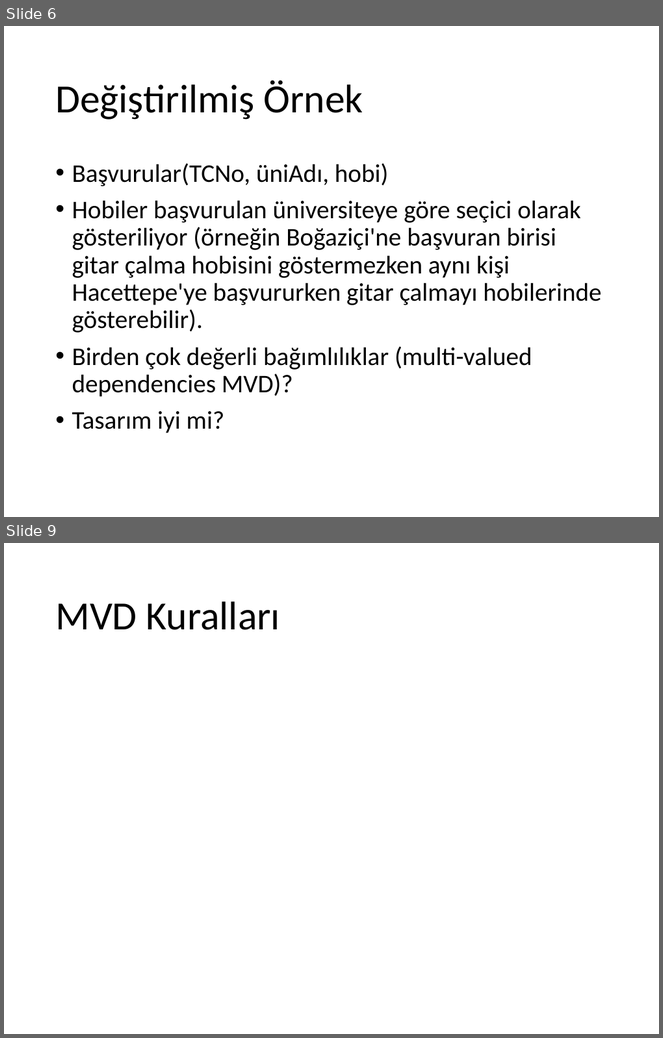
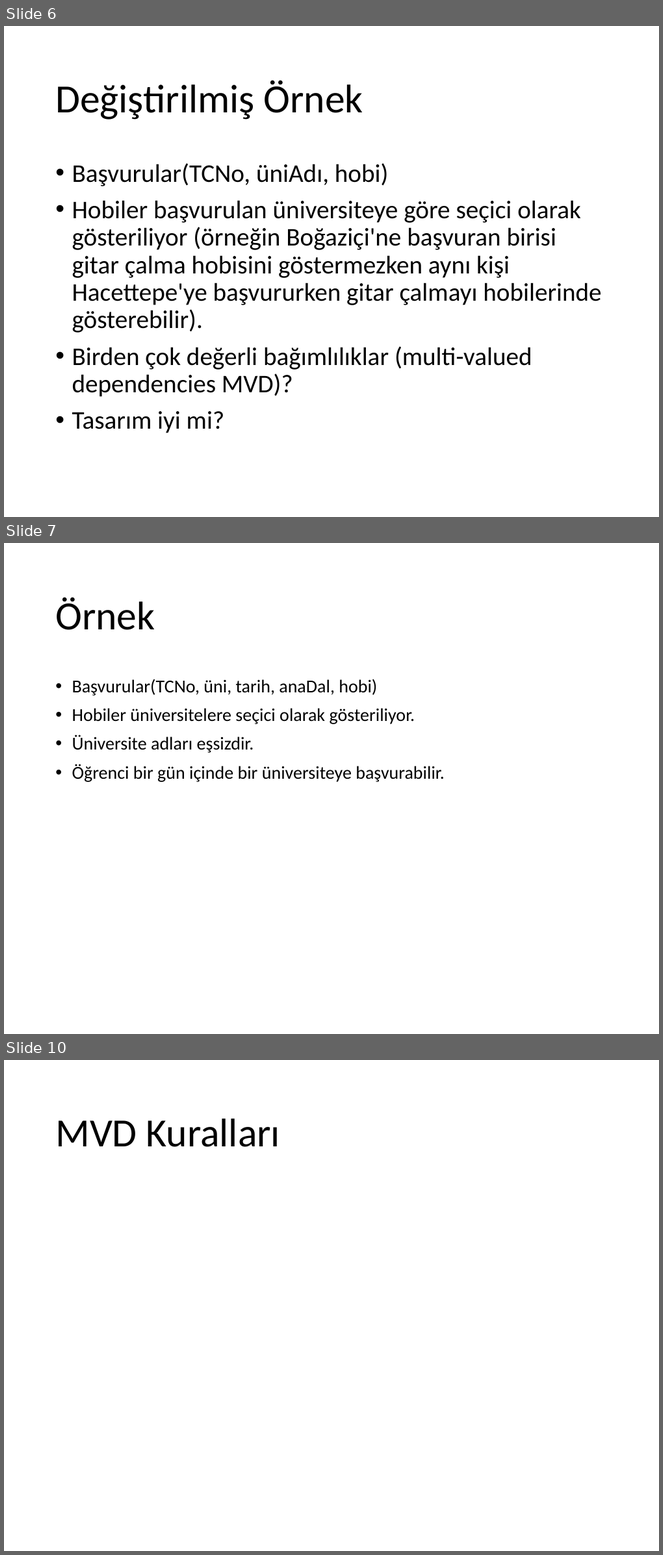
Before and after one commit to ihpar/dbms, a slide deck: Slides/Ders 6 4NF.pptx. Shown one above the other, each under a label of ours: slides 6 and 9 before the commit, slides 6, 7 and 10 after it; the slides between them are not shown. The pictures are 663x1038 and 663x1555 pixels, drawn with LibreOffice and Linux fonts; fonts in the diff are those of the drawing; grey boxes stand for pictures. Boxes give left, top, right and bottom in pixels: in the first picture for what was removed or moved away, otherwise in the second. Text is boxed around its words. In the diff, an @@ line names an element or a change of style, - is before the commit and + after.

```diff
--- a/Slides/Ders 6 4NF.pptx
+++ b/Slides/Ders 6 4NF.pptx
@@ slide 7 added at <box>4,543,659,1034</box>, background #FFFFFF @@
@@ title added at <box>55,597,155,630</box>, 44 pt, text #000000 @@
+Örnek
@@ text added at <box>72,679,445,782</box>, 20 pt, text #000000 @@
+• Başvurular(TCNo, üni, tarih, anaDal, hobi)
+• Hobiler üniversitelere seçici olarak gösteriliyor.
+• Üniversite adları eşsizdir.
+• Öğrenci bir gün içinde bir üniversiteye başvurabilir.
@@ what was slide 9 is now slide 10 @@
```
Also in this commit, not shown: 1 slide changed.
